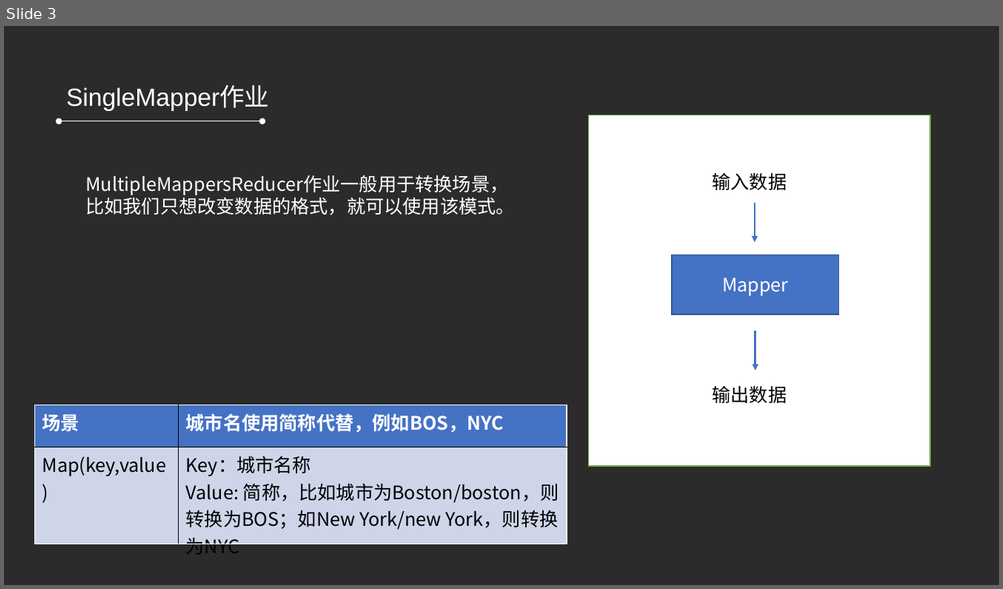
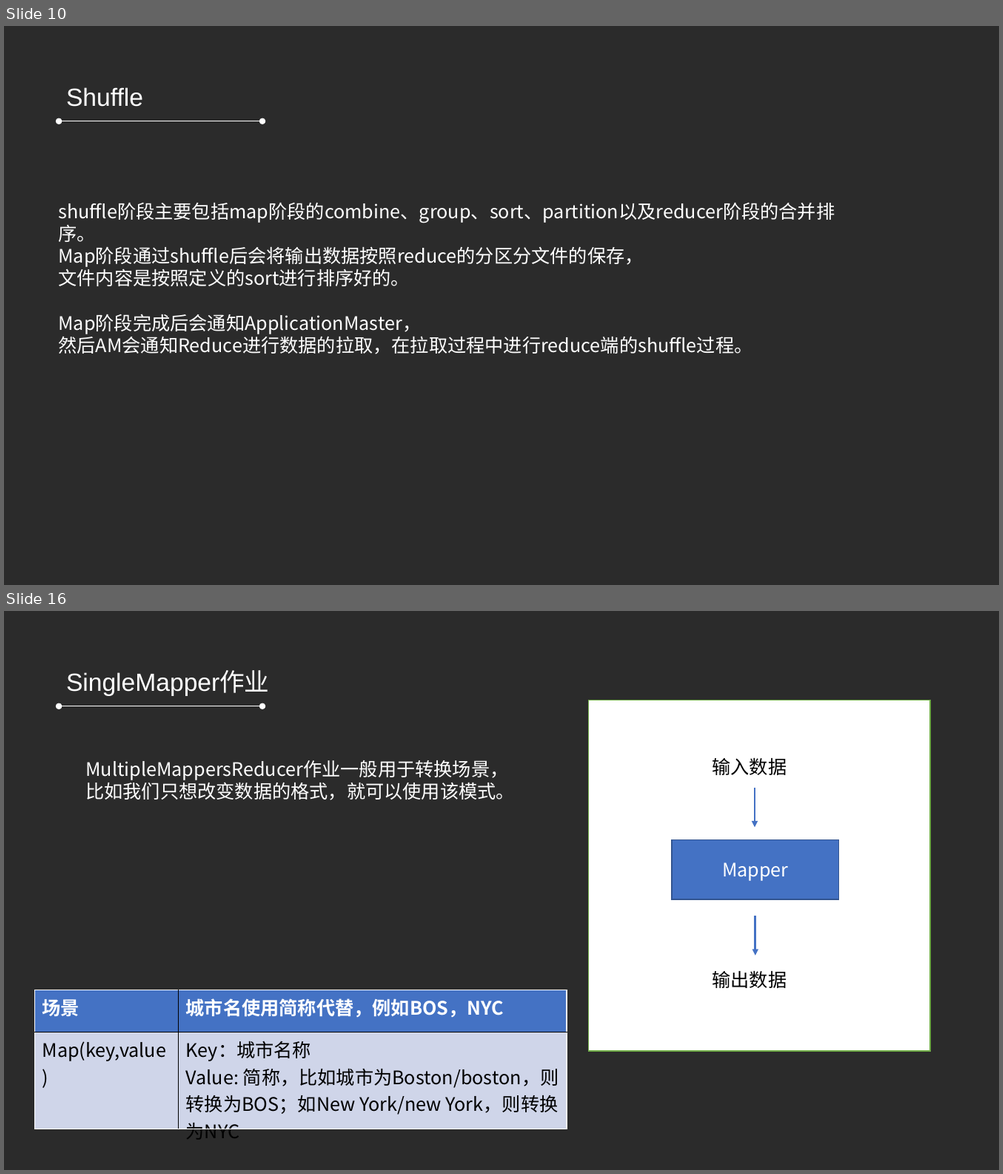
Before and after one commit to refuil/hadoopAction, a slide deck: 第五章 MapReduce高级程序设计.pptx. Shown one above the other, each under a label of ours: slide 3 before the commit, slides 10 and 16 after it; the slides between them are not shown. The pictures are 1003x589 and 1003x1174 pixels, drawn with LibreOffice and Linux fonts; fonts in the diff are those of the drawing; background and template pictures are left out; a plain dark background stands for a picture behind light text. Boxes give left, top, right and bottom in pixels: in the first picture for what was removed or moved away, otherwise in the second. Text is boxed around its words. In the diff, an @@ line names an element or a change of style, - is before the commit and + after.

```diff
--- a/第五章 MapReduce高级程序设计.pptx
+++ b/第五章 MapReduce高级程序设计.pptx
@@ slide 10 added at <box>4,26,999,585</box>, background picture (left out) @@
@@ text added at <box>66,87,143,107</box>, 24 pt, text #FFFFFF @@
+Shuffle
@@ double arrow added from (60, 121) to (262, 121), #FFFFFF 0.5 pt @@
@@ text added at <box>58,203,834,355</box>, 18 pt, text #FFFFFF @@
+shuffle阶段主要包括map阶段的combine、group、sort、partition以及reducer阶段的合并排序。
+Map阶段通过shuffle后会将输出数据按照reduce的分区分文件的保存，
+文件内容是按照定义的sort进行排序好的。
+Map阶段完成后会通知ApplicationMaster，
+然后AM会通知Reduce进行数据的拉取，在拉取过程中进行reduce端的shuffle过程。
@@ what was slide 3 is now slide 16 @@
```
Also in this commit, not shown: 1 slide changed, 16 other slides added, 3 slides removed, 19 other files.
